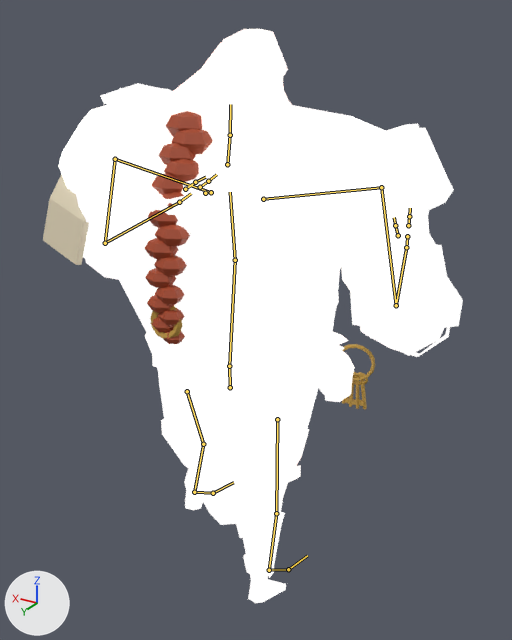
The glTF model masa/hanci.glb, before and after one commit.
Camera for both pictures: a 50 mm camera at (-0.872, 1.327, 1.506) aimed at (-0.024, -0.085, 0.799). Every picture has the same lights, and +X, +Y and +Z are marked at lower left. The picture after the commit comes second. Both versions are drawn at frame 0 of the action 'yuru'; the numbers are the values there. The bones that bend it are drawn over the model as lines.

The first picture shows 'hanci'.
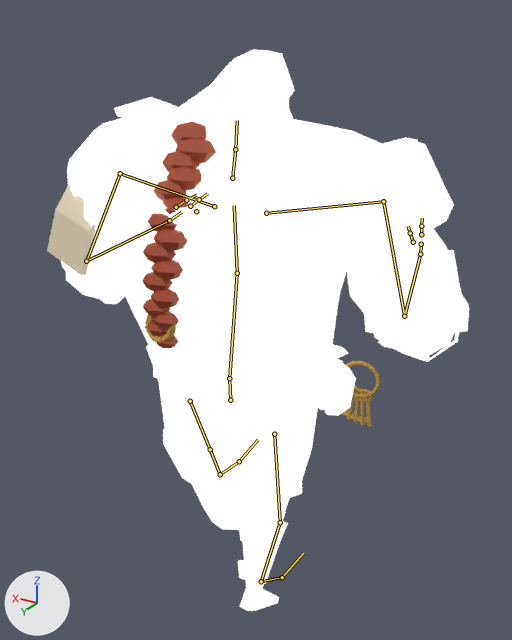
What differs and where, as boxes (x1, y1, x2, y2) in the pictures (512 x 640 px):
'hanci', posed
    before: (43, 29, 463, 603)
    after: (47, 49, 469, 611)
bone 'bip Pelvis_02', root to tip
    before: (230, 387) to (229, 366)
    after: (230, 400) to (229, 378)
bone 'bip L Thigh_023', root to tip
    before: (187, 391) to (203, 444)
    after: (190, 401) to (210, 449)
bone 'bip L Calf_024', root to tip
    before: (203, 444) to (194, 492)
    after: (210, 449) to (220, 474)
bone 'bip L Foot_025', root to tip
    before: (194, 492) to (213, 493)
    after: (220, 474) to (239, 461)
bone 'bip R Thigh_027', root to tip
    before: (277, 419) to (276, 513)
    after: (274, 434) to (280, 522)
bone 'bip R Calf_028', root to tip
    before: (276, 513) to (269, 570)
    after: (280, 522) to (261, 581)
bone 'bip R Foot_00', root to tip
    before: (269, 570) to (288, 569)
    after: (261, 581) to (282, 577)
bone 'bip R Toe0_029', root to tip
    before: (288, 569) to (307, 555)
    after: (282, 577) to (303, 553)
bone 'bip Spine_03', root to tip
    before: (229, 366) to (235, 260)
    after: (229, 378) to (237, 273)
bone 'bip L UpperArm_08', root to tip
    before: (115, 159) to (105, 243)
    after: (120, 173) to (86, 261)
bone 'bip L Forearm_09', root to tip
    before: (105, 243) to (179, 202)
    after: (86, 261) to (169, 220)
bone 'bip L Hand_010', root to tip
    before: (179, 202) to (191, 193)
    after: (169, 220) to (181, 212)
bone 'bip Head_06', root to tip
    before: (230, 135) to (230, 104)
    after: (235, 149) to (237, 120)
bone 'bip R UpperArm_016', root to tip
    before: (381, 187) to (396, 305)
    after: (383, 201) to (404, 316)
bone 'bip R Forearm_017', root to tip
    before: (396, 305) to (406, 247)
    after: (404, 316) to (420, 254)
bone 'bip R Hand_018', root to tip
    before: (406, 247) to (407, 237)
    after: (420, 254) to (421, 245)

The change, as a list of edits to the scene's bpy script:
```text
Change bone_bip_pelvis_02:
    where bone_bip_pelvis_02 = bpy.data.objects['Iskelet'].pose.bones['bip Pelvis_02']
    bone_bip_pelvis_02.location: (0.0, 0.0, 0.0) -> (0.0, -0.035, -0.001)
    bone_bip_pelvis_02.rotation_quaternion: (1.0, 0.0, 0.0, 0.0) -> (0.999, 0.0, -0.044, -0.002)  # degrees (0, 0, 0) -> degrees (0, -5, 0)
Change bone_bip_l_thigh_023:
    where bone_bip_l_thigh_023 = bpy.data.objects['Iskelet'].pose.bones['bip L Thigh_023']  # child of 'bip Pelvis_02'
    bone_bip_l_thigh_023.rotation_quaternion: (0.985, -0.172, -0.017, -0.018) -> (0.981, -0.189, -0.01, -0.032)  # degrees (-20, -2, -2) -> degrees (-22, -2, -3)
Change bone_bip_l_calf_024:
    where bone_bip_l_calf_024 = bpy.data.objects['Iskelet'].pose.bones['bip L Calf_024']  # child of 'bip L Thigh_023'
    bone_bip_l_calf_024.rotation_quaternion: (0.961, 0.275, 0.014, 0.013) -> (0.997, -0.072, 0.016, -0.029)  # degrees (32, 1, 2) -> degrees (-8, 2, -3)
Change bone_bip_l_foot_025:
    where bone_bip_l_foot_025 = bpy.data.objects['Iskelet'].pose.bones['bip L Foot_025']  # child of 'bip L Calf_024'
    bone_bip_l_foot_025.rotation_quaternion: (1.0, 0.0, 0.0, 0.0) -> (0.984, 0.172, -0.031, -0.024)  # degrees (0, 0, 0) -> degrees (20, -3, -3)
Change bone_bip_r_thigh_027:
    where bone_bip_r_thigh_027 = bpy.data.objects['Iskelet'].pose.bones['bip R Thigh_027']  # child of 'bip Pelvis_02'
    bone_bip_r_thigh_027.rotation_quaternion: (-0.993, -0.121, 0.012, 0.013) -> (-0.998, -0.062, -0.007, -0.004)  # degrees (14, -1, -2) -> degrees (7, 1, 1)
Change bone_bip_r_calf_028:
    where bone_bip_r_calf_028 = bpy.data.objects['Iskelet'].pose.bones['bip R Calf_028']  # child of 'bip R Thigh_027'
    bone_bip_r_calf_028.rotation_quaternion: (1.0, 0.0, 0.0, 0.0) -> (0.961, 0.275, -0.009, 0.011)  # degrees (0, 0, 0) -> degrees (32, -1, 1)
Change bone_bip_r_foot_00:
    where bone_bip_r_foot_00 = bpy.data.objects['Iskelet'].pose.bones['bip R Foot_00']  # child of 'bip R Calf_028'
    bone_bip_r_foot_00.rotation_quaternion: (1.0, 0.0, 0.0, 0.0) -> (0.967, -0.254, -0.01, -0.002)  # degrees (0, 0, 0) -> degrees (-29, -1, 0)
Change bone_bip_r_toe0_029:
    where bone_bip_r_toe0_029 = bpy.data.objects['Iskelet'].pose.bones['bip R Toe0_029']  # child of 'bip R Foot_00'
    bone_bip_r_toe0_029.rotation_quaternion: (1.0, 0.0, 0.0, 0.0) -> (0.996, -0.09, 0.0, 0.001)  # degrees (0, 0, 0) -> degrees (-10, 0, 0)
Change bone_bip_spine_03:
    where bone_bip_spine_03 = bpy.data.objects['Iskelet'].pose.bones['bip Spine_03']  # child of 'bip Pelvis_02'
    bone_bip_spine_03.rotation_quaternion: (1.0, 0.0, 0.026, -0.003) -> (0.997, 0.026, 0.077, -0.014)  # degrees (0, 3, 0) -> degrees (3, 9, -1)
Change bone_bip_l_upperarm_08:
    where bone_bip_l_upperarm_08 = bpy.data.objects['Iskelet'].pose.bones['bip L UpperArm_08']  # child of 'bip L Clavicle_07'
    bone_bip_l_upperarm_08.rotation_quaternion: (0.988, 0.026, 0.047, 0.148) -> (0.951, 0.096, 0.073, 0.283)  # degrees (4, 5, 17) -> degrees (13, 5, 34)
Change bone_bip_l_forearm_09:
    where bone_bip_l_forearm_09 = bpy.data.objects['Iskelet'].pose.bones['bip L Forearm_09']  # child of 'bip L UpperArm_08'
    bone_bip_l_forearm_09.rotation_quaternion: (0.993, -0.074, 0.0, 0.094) -> (0.955, -0.222, -0.004, 0.198)  # degrees (-8, 1, 11) -> degrees (-25, 5, 22)
Change bone_bip_l_hand_010:
    where bone_bip_l_hand_010 = bpy.data.objects['Iskelet'].pose.bones['bip L Hand_010']  # child of 'bip L Forearm_09'
    bone_bip_l_hand_010.rotation_quaternion: (0.994, -0.082, 0.061, -0.033) -> (0.99, -0.087, 0.08, -0.078)  # degrees (-10, 7, -4) -> degrees (-11, 8, -10)
Change bone_bip_head_06:
    where bone_bip_head_06 = bpy.data.objects['Iskelet'].pose.bones['bip Head_06']  # child of 'bip Neck_05'
    bone_bip_head_06.rotation_quaternion: (1.0, 0.0, 0.0, 0.0) -> (0.999, 0.013, -0.035, 0.004)  # degrees (0, 0, 0) -> degrees (2, -4, 0)
Change bone_bip_r_upperarm_016:
    where bone_bip_r_upperarm_016 = bpy.data.objects['Iskelet'].pose.bones['bip R UpperArm_016']  # child of 'bip R Clavicle_015'
    bone_bip_r_upperarm_016.rotation_quaternion: (0.919, 0.175, -0.071, -0.346) -> (0.958, 0.123, -0.039, -0.255)  # degrees (22, -1, -41) -> degrees (15, -1, -30)
Change bone_bip_r_forearm_017:
    where bone_bip_r_forearm_017 = bpy.data.objects['Iskelet'].pose.bones['bip R Forearm_017']  # child of 'bip R UpperArm_016'
    bone_bip_r_forearm_017.rotation_quaternion: (0.945, -0.313, 0.004, 0.098) -> (0.967, -0.239, 0.003, 0.088)  # degrees (-36, 4, 11) -> degrees (-28, 3, 10)
Change bone_bip_r_hand_018:
    where bone_bip_r_hand_018 = bpy.data.objects['Iskelet'].pose.bones['bip R Hand_018']  # child of 'bip R Forearm_017'
    bone_bip_r_hand_018.rotation_quaternion: (0.989, -0.058, -0.085, 0.109) -> (0.997, -0.025, -0.048, 0.062)  # degrees (-8, -9, 13) -> degrees (-3, -5, 7)
```
